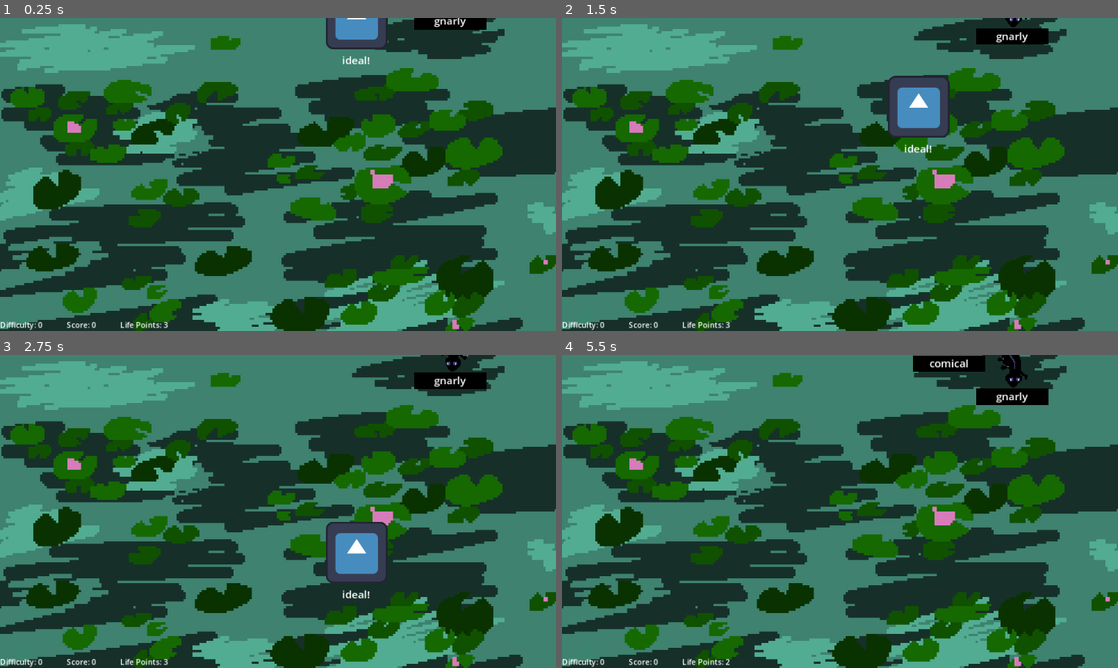
Above: before the commit, frames 1-4 (two rows, left to right).
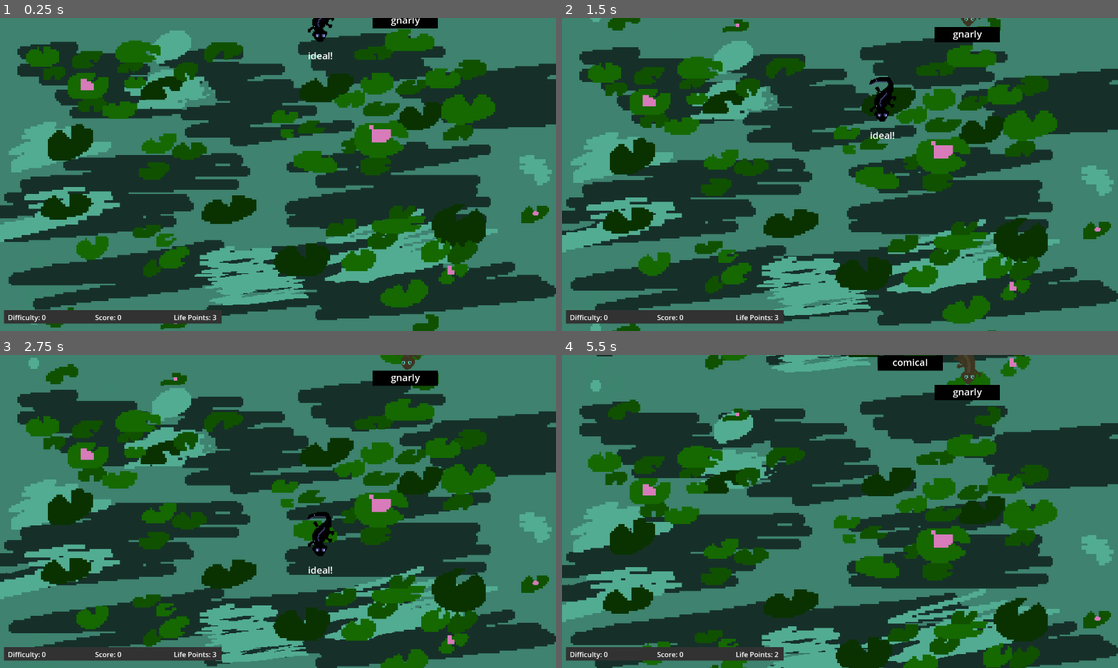
Above: after the commit, the same moments.

Repository: cx-yang/AcerolaJam-XavierYang
Game: Godot game, scene res://main/main.tscn
Same seed, same stepped clock (60 frames per second), same inputs: the game is played once before the commit and once after it. The engine's default icon, where the game draws it, is replaced by a stand-in: a white triangle on a blue panel in a dark square.
Inputs:
- Up to frame 1 (0.25 s): no input
- Up to frame 2 (1.5 s): tap Enter at 0.5 s
- Up to frame 3 (2.75 s): no input
- Up to frame 4 (5.5 s): no input

The runs differ from the first frame. In frame 1, 70% of the frame differs, in the area x 0-100%, y 0-100%; in frame 2, 68%; in frame 3, 64%; in frame 4, 57%.

Commit message:
More Assets: Salamander types. Background parts. Parallax functionality. Enemy can spawn as different salamander assets.

Diff:
--- a/Prompt_List.gd
+++ b/Prompt_List.gd
@@ -1,33 +1,19 @@
 extends Node
 
+var easy_words = [
+	"add up","brown dog","cow tools","","","","","","","","","","","",
+	"","","","","","","","","","","","","","",
+	"","","","","","","","","","","","","","",]
+
 var happy_words = [
-	"achievement",
-	"bubbles",
-	"comical",
-	"definite",
-	"empowered",
-	"favorite",
-	"gnarly",
-	"hospitable",
-	"ideal",
-	"joysome",
-	"knockout",
-	"luminous",
-	"majestic",
-	"neighborly",
-	"organize",
-	"phenomenal",
-	"quirk",
-	"recess",
-	"savvy",
-	"tubular",
-	"urbane",
-	"vivacious",
-	"wizard",
-	"xenodochial",
-	"yay",
-	"zealous"
-]
+	"achievement","bubbles","comical","definite",
+	"empowered","favorite","gnarly","hospitable",
+	"ideal","joysome","knockout","luminous",
+	"majestic","neighborly","organize","phenomenal",
+	"quirk","recess","savvy","tubular",
+	"urbane","vivacious","wizard","xenodochial",
+	"yay","zealous"
+	]
 
 var special_characters = [
 	"",
--- a/enemy/easy_happy_enemy.gd
+++ b/enemy/easy_happy_enemy.gd
@@ -3,6 +3,7 @@
 func _ready():
 	SignalManager.difficulty_increased.connect(handle_difficulty_increase)
 	SignalManager.move_prompt_position.connect(move_prompt_position)
+	set_random_salamander()
 	set_happy_prompt()
 
 func _physics_process(delta: float) -> void:
--- a/enemy/easy_happy_enemy.tscn
+++ b/enemy/easy_happy_enemy.tscn
@@ -2,7 +2,7 @@
 
 [ext_resource type="PackedScene" uid="uid://dm5te3i0gg2l3" path="res://enemy/enemy_base.tscn" id="1_n8atr"]
 [ext_resource type="Script" path="res://enemy/easy_happy_enemy.gd" id="2_ibt76"]
-[ext_resource type="Texture2D" uid="uid://yvqcw3f2bhj1" path="res://assets/Salamander2-Sheet.png" id="3_o3t7k"]
+[ext_resource type="Texture2D" uid="uid://yvqcw3f2bhj1" path="res://assets/salamanders/Salamander2-Sheet.png" id="3_aiih4"]
 
 [sub_resource type="StyleBoxFlat" id="StyleBoxFlat_qkbkp"]
 bg_color = Color(0, 0, 0, 1)
@@ -50,7 +50,7 @@
 speed = 0.2
 
 [node name="Sprite2D" parent="." index="0"]
-texture = ExtResource("3_o3t7k")
+texture = ExtResource("3_aiih4")
 hframes = 12
 
 [node name="CollisionShape2D" parent="." index="1"]
@@ -61,7 +61,9 @@
 anchors_preset = 5
 anchor_left = 0.5
 anchor_right = 0.5
+offset_left = -75.0
 offset_top = 58.0
+offset_right = 75.0
 offset_bottom = 93.0
 grow_horizontal = 2
 size_flags_horizontal = 4
--- a/enemy/enemy_base.gd
+++ b/enemy/enemy_base.gd
@@ -12,13 +12,22 @@
 @onready var prompt_text = prompt.text
 
 @onready var action_timer = $ActionTimer
+@onready var sprite_2d = $Sprite2D
 
 var initial_speed: float = 1
 var is_on_screen: bool = false
 
+var salamander_arr = [
+	preload("res://assets/salamanders/Salamander2-Sheet.png"),
+	preload("res://assets/salamanders/Salamander3-Sheet.png"),
+	preload("res://assets/salamanders/Salamander4-Sheet.png"),
+	preload("res://assets/salamanders/Salamander5-Sheet.png")
+]
+
 func _ready():
 	SignalManager.difficulty_increased.connect(handle_difficulty_increase)
 	SignalManager.move_prompt_position.connect(move_prompt_position)
+	set_random_salamander()
 	set_happy_prompt()
 
 func _physics_process(delta: float) -> void:
@@ -26,7 +35,6 @@
 		global_position.y += initial_speed
 	else:
 		global_position.y += speed
-
 
 func get_prompt() -> String:
 	return prompt_text
@@ -68,3 +76,8 @@
 
 func move_prompt_position() -> void:
 	prompt.position.y -= 170
+
+func set_random_salamander() -> void:
+	var number = randi_range(0, salamander_arr.size()-1)
+	sprite_2d.texture = salamander_arr[number]
+	sprite_2d.hframes = 12
--- a/enemy/salamander_enemy.gd
+++ b/enemy/salamander_enemy.gd
@@ -3,6 +3,7 @@
 func _ready():
 	SignalManager.difficulty_increased.connect(handle_difficulty_increase)
 	SignalManager.move_prompt_position.connect(move_prompt_position)
+	set_random_salamander()
 	set_salamander_prompt()
 
 func _physics_process(delta: float) -> void:
--- a/main/main.gd
+++ b/main/main.gd
@@ -118,6 +118,7 @@
 	difficulty = 0
 	score = 0
 	life_points = 3
+	spawn_timer.wait_time = 4
 
 	randomize()
 	spawn_enemy()
@@ -129,6 +130,7 @@
 	active_enemy = null
 	spawn_timer.stop()
 	difficulty_timer.stop()
+	SignalManager.game_over.emit()
 
 	for enemy in enemy_container.get_children():
 		enemy.queue_free()
--- a/main/main.tscn
+++ b/main/main.tscn
@@ -1,10 +1,11 @@
-[gd_scene load_steps=8 format=3 uid="uid://dt7nflcejhhkc"]
+[gd_scene load_steps=9 format=3 uid="uid://dt7nflcejhhkc"]
 
 [ext_resource type="Script" path="res://main/main.gd" id="1_h8aja"]
 [ext_resource type="PackedScene" uid="uid://cpqk5m62jc80x" path="res://enemy/enemy_container.tscn" id="2_0h28o"]
 [ext_resource type="PackedScene" uid="uid://dm5te3i0gg2l3" path="res://enemy/enemy_base.tscn" id="2_goikc"]
-[ext_resource type="Texture2D" uid="uid://3mrn2g5anyqu" path="res://assets/Pond.png" id="2_gyt3j"]
+[ext_resource type="Texture2D" uid="uid://3mrn2g5anyqu" path="res://assets/pond/Pond.png" id="2_gyt3j"]
 [ext_resource type="PackedScene" uid="uid://bns64xsow8lv7" path="res://ui/menu_ui.tscn" id="4_6wlta"]
+[ext_resource type="PackedScene" uid="uid://b7v3s1er0ft2c" path="res://scrolling_bg/scrolling_bg.tscn" id="6_s3rym"]
 
 [sub_resource type="RectangleShape2D" id="RectangleShape2D_lhyef"]
 size = Vector2(1184, 20)
@@ -24,6 +25,7 @@
 color = Color(0.129412, 0.129412, 0.129412, 1)
 
 [node name="Pond" type="Sprite2D" parent="."]
+visible = false
 position = Vector2(569, 606)
 scale = Vector2(0.944141, 0.95625)
 texture = ExtResource("2_gyt3j")
@@ -71,7 +73,7 @@
 [node name="MenuUI" parent="." instance=ExtResource("4_6wlta")]
 
 [node name="GameOverArea" type="Area2D" parent="."]
-position = Vector2(-7, 774)
+position = Vector2(63, 824)
 
 [node name="CollisionShape2D" type="CollisionShape2D" parent="GameOverArea"]
 position = Vector2(582, 0)
@@ -81,8 +83,10 @@
 position = Vector2(-5, 699)
 
 [node name="CollisionShape2D" type="CollisionShape2D" parent="PromptMoveArea"]
-position = Vector2(583.75, -180)
+position = Vector2(643, -170)
 shape = SubResource("RectangleShape2D_wpeto")
+
+[node name="ScrollingBG" parent="." instance=ExtResource("6_s3rym")]
 
 [connection signal="timeout" from="SpawnTimer" to="." method="_on_spawn_timer_timeout"]
 [connection signal="timeout" from="DifficultyTimer" to="." method="_on_difficulty_timer_timeout"]
--- a/project.godot
+++ b/project.godot
@@ -22,7 +22,9 @@
 
 [display]
 
-window/stretch/mode="canvas_items"
+window/size/viewport_width=1280
+window/size/viewport_height=720
+window/stretch/mode="viewport"
 
 [rendering]
 
--- /dev/null
+++ b/scrolling_bg/scrolling_bg.gd
@@ -0,0 +1,14 @@
+extends ParallaxBackground
+
+func _ready():
+	SignalManager.game_over.connect(game_over)
+	SignalManager.start_game.connect(start_game)
+
+func _process(delta):
+	scroll_offset.y += 100 * delta
+
+func game_over() -> void:
+	set_process(false)
+
+func start_game() -> void:
+	set_process(true)
--- /dev/null
+++ b/scrolling_bg/scrolling_bg.tscn
@@ -0,0 +1,37 @@
+[gd_scene load_steps=9 format=3 uid="uid://b7v3s1er0ft2c"]
+
+[ext_resource type="Script" path="res://scrolling_bg/scrolling_bg.gd" id="1_lgwma"]
+[ext_resource type="PackedScene" uid="uid://cftlg5bxruff8" path="res://scrolling_bg/scrolling_layer.tscn" id="2_ednda"]
+[ext_resource type="Texture2D" uid="uid://bhmgljdy7y8jw" path="res://assets/pond/top_pads.png" id="3_317uk"]
+[ext_resource type="Texture2D" uid="uid://b85qxi8kmwsc8" path="res://assets/pond/middle_pads.png" id="4_oxy6u"]
+[ext_resource type="Texture2D" uid="uid://cxed7o8wg35q" path="res://assets/pond/bottom_pads.png" id="5_aj35e"]
+[ext_resource type="Texture2D" uid="uid://bflxf84s5ru04" path="res://assets/pond/top_water.png" id="6_encf5"]
+[ext_resource type="Texture2D" uid="uid://dk1kytmhoy0u0" path="res://assets/pond/middle_water.png" id="7_l6u23"]
+[ext_resource type="Texture2D" uid="uid://5mydt1ipvvu2" path="res://assets/pond/bottom_water.png" id="8_tlard"]
+
+[node name="ScrollingBG" type="ParallaxBackground"]
+script = ExtResource("1_lgwma")
+
+[node name="BottomWater" parent="." instance=ExtResource("2_ednda")]
+texture = ExtResource("8_tlard")
+scroll_scale = 0.3
+
+[node name="MiddleWater" parent="." instance=ExtResource("2_ednda")]
+texture = ExtResource("7_l6u23")
+scroll_scale = 0.1
+
+[node name="TopWater" parent="." instance=ExtResource("2_ednda")]
+texture = ExtResource("6_encf5")
+scroll_scale = 0.19
+
+[node name="BottomPads" parent="." instance=ExtResource("2_ednda")]
+texture = ExtResource("5_aj35e")
+scroll_scale = 0.25
+
+[node name="MiddlePads" parent="." instance=ExtResource("2_ednda")]
+texture = ExtResource("4_oxy6u")
+scroll_scale = 0.3
+
+[node name="TopPads" parent="." instance=ExtResource("2_ednda")]
+texture = ExtResource("3_317uk")
+scroll_scale = 0.3
--- /dev/null
+++ b/scrolling_bg/scrolling_layer.gd
@@ -0,0 +1,16 @@
+extends ParallaxLayer
+
+@onready var sprite_2d = $Sprite2D
+
+@export var texture: Texture
+@export var scroll_scale: float = 0.0
+@export var tx_x: float = 1280.0
+@export var tx_y: float = 720.0
+
+
+func _ready():
+	motion_scale.y = scroll_scale
+	var scale_f =  get_viewport_rect().size.y / tx_y
+	sprite_2d.texture = texture
+	sprite_2d.scale = Vector2(scale_f, scale_f)
+	motion_mirroring.y = tx_y * scale_f * 1
--- /dev/null
+++ b/scrolling_bg/scrolling_layer.tscn
@@ -0,0 +1,9 @@
+[gd_scene load_steps=2 format=3 uid="uid://cftlg5bxruff8"]
+
+[ext_resource type="Script" path="res://scrolling_bg/scrolling_layer.gd" id="1_wf5n5"]
+
+[node name="ScrollingLayer" type="ParallaxLayer"]
+script = ExtResource("1_wf5n5")
+
+[node name="Sprite2D" type="Sprite2D" parent="."]
+centered = false
--- a/ui/menu_ui.gd
+++ b/ui/menu_ui.gd
@@ -23,6 +23,9 @@
 	gomc.hide()
 	score = 0
 	difficulty = 0
+	get_current_difficulty(0)
+	get_current_score(0)
+	set_life_points(3)
 	SignalManager.start_game.emit()
 
 func game_over() -> void:
@@ -35,7 +38,7 @@
 
 func get_current_difficulty(current_difficulty: int) -> void:
 	difficulty = current_difficulty
-	difficulty_label.text = "Difficulty Level: " + str(difficulty)
+	difficulty_label.text = "Difficulty: " + str(difficulty)
 
 func set_life_points(current_life_points: int) -> void:
 	life_points = current_life_points
--- a/ui/menu_ui.tscn
+++ b/ui/menu_ui.tscn
@@ -1,9 +1,18 @@
-[gd_scene load_steps=2 format=3 uid="uid://bns64xsow8lv7"]
+[gd_scene load_steps=3 format=3 uid="uid://bns64xsow8lv7"]
 
 [ext_resource type="Script" path="res://ui/menu_ui.gd" id="1_ibrtd"]
 
+[sub_resource type="LabelSettings" id="LabelSettings_35rdm"]
+
 [node name="MenuUI" type="CanvasLayer"]
 script = ExtResource("1_ibrtd")
+
+[node name="ColorRect" type="ColorRect" parent="."]
+offset_left = 9.0
+offset_top = 672.0
+offset_right = 510.0
+offset_bottom = 703.0
+color = Color(0.196078, 0.196078, 0.196078, 1)
 
 [node name="VBoxContainer" type="VBoxContainer" parent="."]
 anchors_preset = 15
@@ -11,7 +20,7 @@
 anchor_bottom = 1.0
 grow_horizontal = 2
 grow_vertical = 2
-theme_override_constants/separation = 50
+theme_override_constants/separation = 20
 
 [node name="HBoxContainer2" type="HBoxContainer" parent="VBoxContainer"]
 layout_mode = 2
@@ -25,22 +34,29 @@
 theme_override_constants/separation = 50
 
 [node name="DifficultyLabel" type="Label" parent="VBoxContainer/HB"]
+custom_minimum_size = Vector2(125, 0)
 layout_mode = 2
 text = "Difficulty: 0"
+label_settings = SubResource("LabelSettings_35rdm")
 horizontal_alignment = 1
 vertical_alignment = 1
 
 [node name="ScoreLabel" type="Label" parent="VBoxContainer/HB"]
+custom_minimum_size = Vector2(150, 0)
 layout_mode = 2
 text = "Score: 0"
 horizontal_alignment = 1
 vertical_alignment = 1
 
 [node name="LifePointLabel" type="Label" parent="VBoxContainer/HB"]
+custom_minimum_size = Vector2(150, 0)
 layout_mode = 2
 text = "Life Points: 3"
 horizontal_alignment = 1
 vertical_alignment = 1
+
+[node name="MarginContainer" type="MarginContainer" parent="VBoxContainer"]
+layout_mode = 2
 
 [node name="GOMC" type="MarginContainer" parent="."]
 visible = false
Renamed: assets/Pond.png -> assets/pond/Pond.png
Not shown, added: assets/pond/Pond.png.import
Binary file added: assets/pond/bottom_pads.png
Not shown, changed: assets/pond/bottom_pads.png.import
Binary file added: assets/pond/bottom_water.png
Not shown, changed: assets/pond/bottom_water.png.import
Binary file added: assets/pond/middle_pads.png
Not shown, changed: assets/pond/middle_pads.png.import
Binary file added: assets/pond/middle_water.png
Not shown, added: assets/pond/middle_water.png.import
Binary file added: assets/pond/top_pads.png
Not shown, added: assets/pond/top_pads.png.import
(and 10 more such lines)
